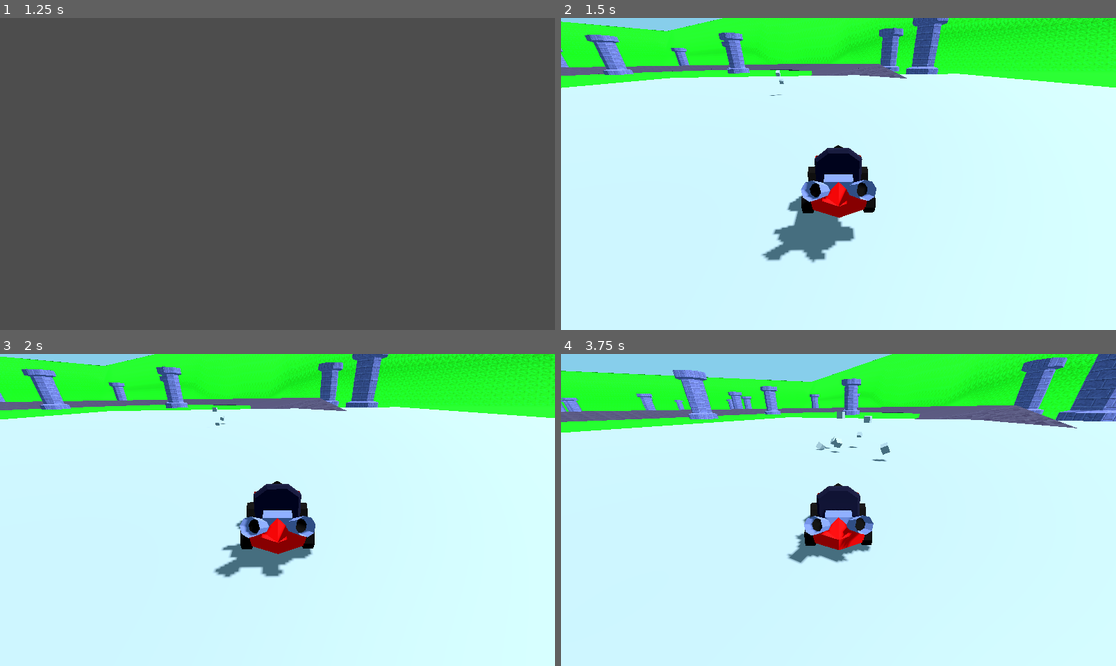
Above: before the commit, frames 1-4 (two rows, left to right).
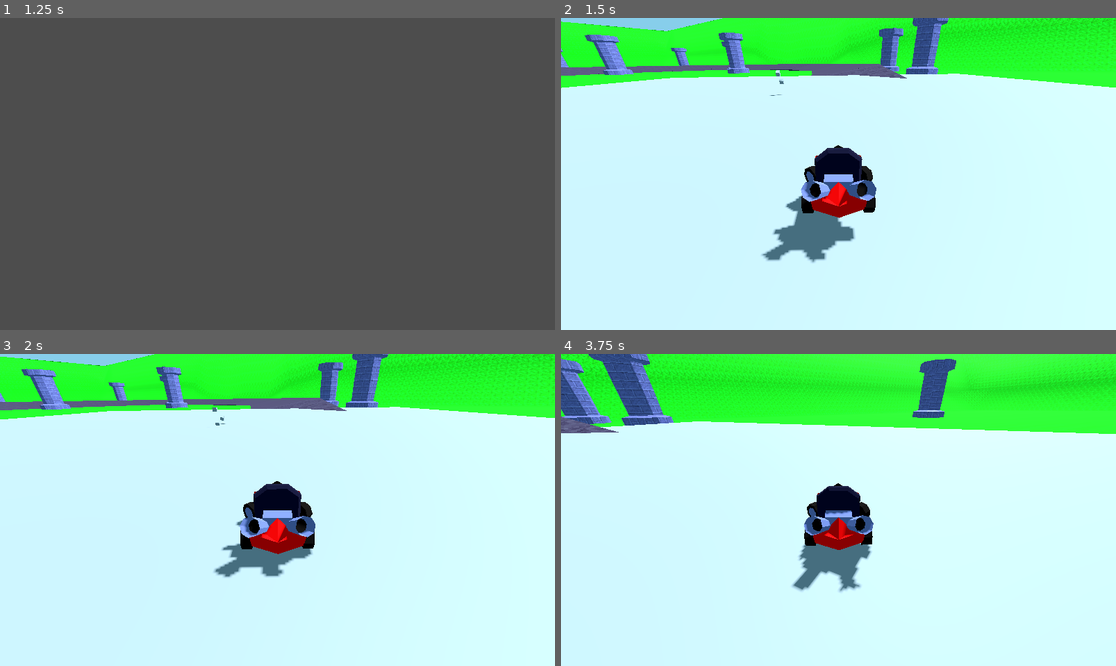
Above: after the commit, the same moments.

Repository: StubblyCamera52/yargkart
Game: Godot game, scene res://test.tscn
Same seed, same stepped clock (60 frames per second), same inputs: the game is played once before the commit and once after it.
Inputs:
- Up to frame 1 (1.25 s): tap Enter at 0.5 s; hold D (Steer_Right) from 0.53 s (still down); tap K (Action) at 0.6 s
- Up to frame 2 (1.5 s): tap Space at 1.25 s; release D (Steer_Right) at 1.28 s; hold A (Steer_Left) from 1.28 s (still down); tap O (Join) at 1.35 s
- Up to frame 3 (2 s): keep holding A (Steer_Left)
- Up to frame 4 (3.75 s): release A (Steer_Left) at 2.03 s; hold D (Steer_Right) 2.03-2.78 s; tap F (Parry) at 2.1 s; hold W (Accelerate) 2.78-3.53 s; tap K (Action) at 2.85 s; hold A (Steer_Left) from 3.53 s (still down); tap O (Join) at 3.6 s

Frame 1 is identical in both runs. In frame 2, 0.1% of the frame differs, in the area x 40-57%, y 47-63%; in frame 3, 0.1%; in frame 4, 19%, in the area x 0-100%, y 0-77%.

Commit message:
Update car.gd

Diff:
--- a/car.gd
+++ b/car.gd
@@ -6,7 +6,7 @@
 @export var decel: float = 30.0
 @export var gravity: float = 30.0
 @export var speed_limit: float = 4500.0 # miles per hour lmao
-@export var wheel_rotate_speed: float = 0.01
+@export var wheel_rotate_speed: float = 2
 
 var parrying = false
 var parry_allowed = true
@@ -23,6 +23,8 @@
 @onready var wheelFR = $FrWheelModel
 @onready var wheelBL = $BLWheelModel
 @onready var wheelBR = $BRWheelModel
+var wheel_default_y = deg_to_rad(90)
+var car_rotation_dir = 0.0
 
 var previous_speed = velocity.length()
 
@@ -40,10 +42,8 @@
 	wheelBR.rotation.x = move_toward(player_vel, dir, delta*wheel_rotate_speed)
 
 func rotate_wheels_y(dir: float, delta: float) -> void:
-	wheelFL.rotation.y = move_toward(player_vel, dir, delta*wheel_rotate_speed)
-	wheelFR.rotation.y = move_toward(player_vel, dir, delta*wheel_rotate_speed)
-	wheelBL.rotation.y = move_toward(player_vel, dir, delta*wheel_rotate_speed)
-	wheelBR.rotation.y = move_toward(player_vel, dir, delta*wheel_rotate_speed)
+	wheelFL.rotation.y = move_toward(wheelFL.rotation.y, deg_to_rad(90)+dir, delta*wheel_rotate_speed)
+	wheelFR.rotation.y = move_toward(wheelFR.rotation.y, deg_to_rad(-90)+dir, delta*wheel_rotate_speed)
 
 func rotate_wheels_z(dir: float, delta: float) -> void:
 	wheelFL.rotation.z = move_toward(player_vel, dir, delta*wheel_rotate_speed)
@@ -52,11 +52,24 @@
 	wheelBR.rotation.z = move_toward(player_vel, dir, delta*wheel_rotate_speed)
 
 func _physics_process(delta: float) -> void:
+	wheel_rotate_speed = deg_to_rad(car_rotation_dir)**2+15
+	car_rotation_dir += input.get_axis("Steer_Right", "Steer_Left")*wheel_rotate_speed
+	var car_normalize_spd = player_vel*0.05
+	if car_normalize_spd > 100:
+		car_normalize_spd = 100
+	if car_normalize_spd < -100:
+		car_normalize_spd = -100
+	car_rotation_dir = move_toward(car_rotation_dir, 0, delta*car_normalize_spd)
+	if car_rotation_dir > 90:
+		car_rotation_dir = 90
+	if car_rotation_dir < -90:
+		car_rotation_dir = -90
 	var gas_input_amount = input.get_action_strength("Accelerate")
 	steer_speed = player_vel*0.005
-	if steer_speed > 10:
-		steer_speed = 10
-	steer_target = input.get_axis("Steer_Right", "Steer_Left")*steer_speed
+	if steer_speed > 5:
+		steer_speed = 5
+#	steer_target = input.get_axis("Steer_Right", "Steer_Left")*steer_speed
+	steer_target = deg_to_rad(car_rotation_dir)*steer_speed
 	steer_target *= steer_limit
 
 	if input.is_action_pressed("Accelerate"):
@@ -78,8 +91,8 @@
 	player_vel = move_toward(player_vel, 0, decel*delta)
 	velocity.x = cos(rotation.y)*player_vel*delta
 	velocity.z = -sin(rotation.y)*player_vel*delta
-
 	rotate_wheels_x(engine*delta, delta)
+	rotate_wheels_y(deg_to_rad(car_rotation_dir)*0.5, delta)
 	move_and_slide()
 
 	#items
